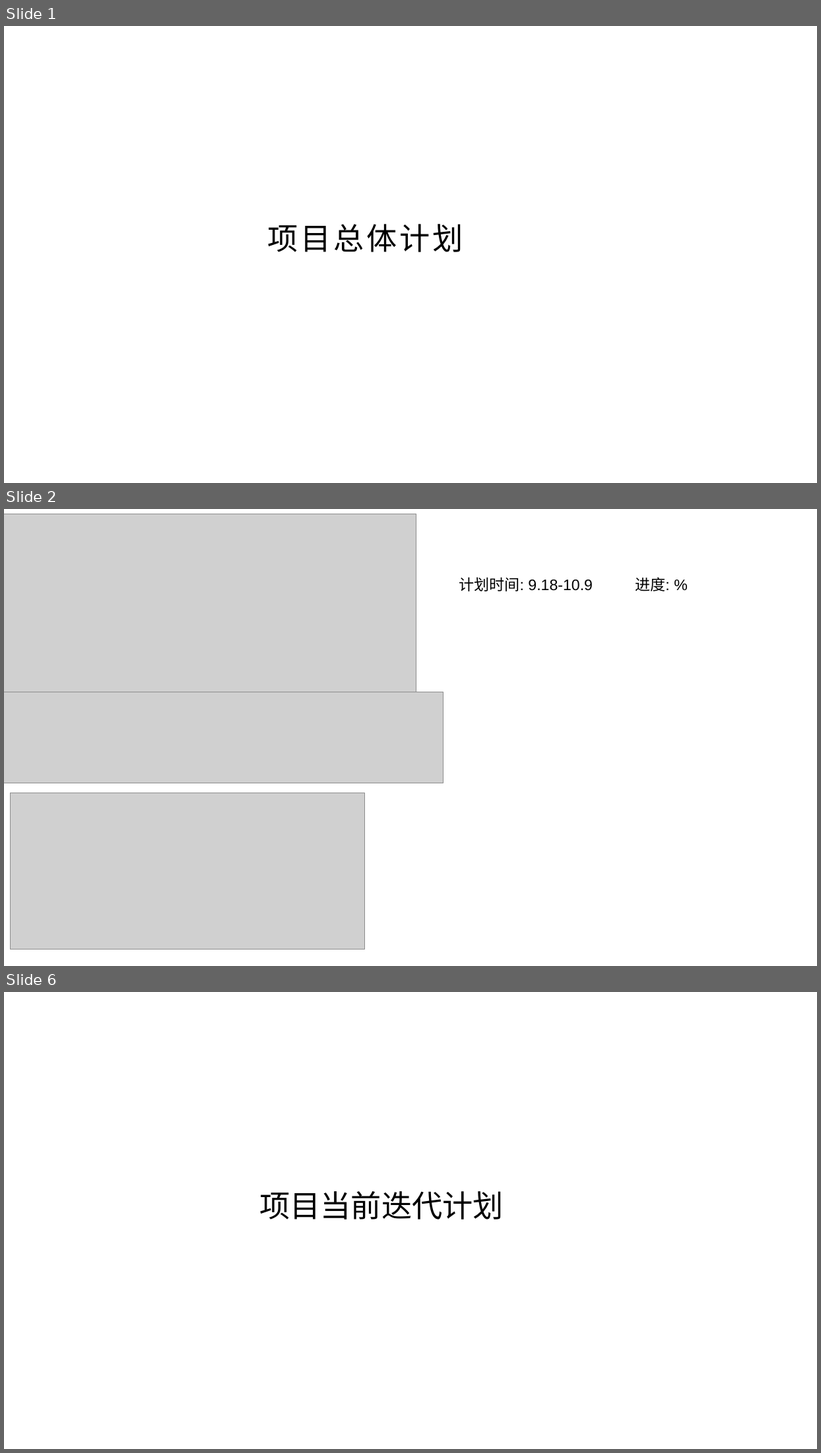
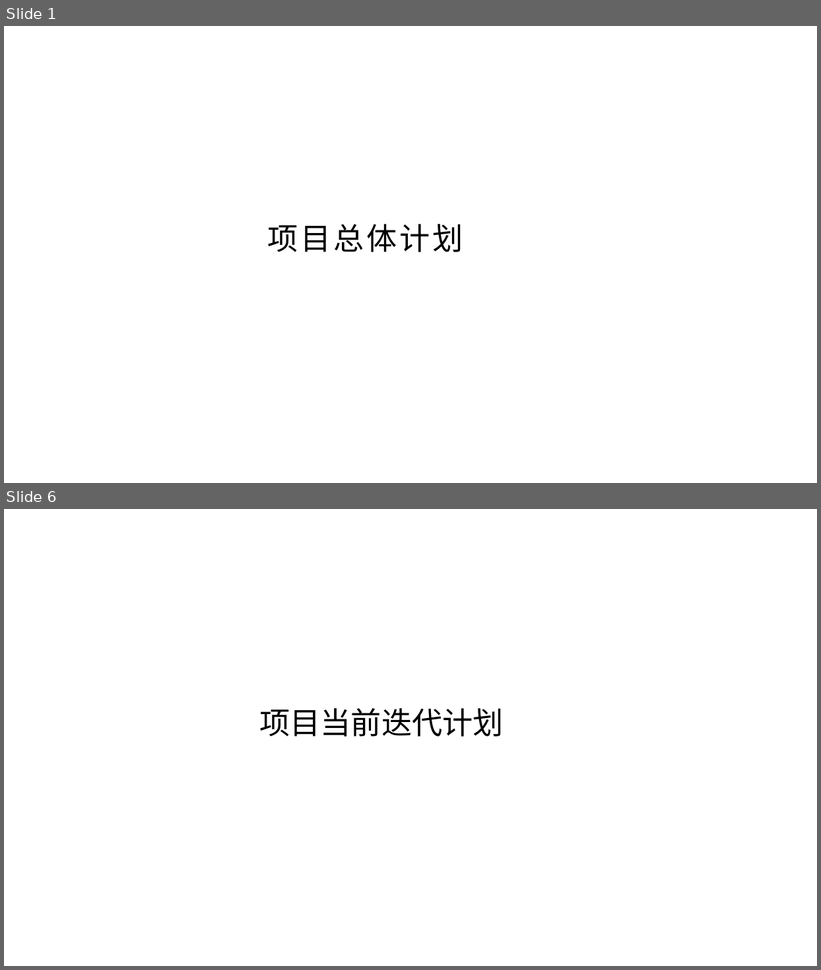
Before and after one commit to C32-SoundTech/SoundTech, a slide deck: docs/软件工程实践.pptx. Shown one above the other, each under a label of ours: slides 1, 2 and 6 before the commit, slides 1 and 6 after it; the slides between them are not shown. The pictures are 821x1453 and 821x970 pixels, drawn with LibreOffice and Linux fonts; fonts in the diff are those of the drawing; grey boxes stand for pictures. Boxes give left, top, right and bottom in pixels: in the first picture for what was removed or moved away, otherwise in the second. Text is boxed around its words. In the diff, an @@ line names an element or a change of style, - is before the commit and + after.

```diff
--- a/docs/软件工程实践.pptx
+++ b/docs/软件工程实践.pptx
@@ slide 2 removed at [4, 509, 817, 966], background #FFFFFF @@
@@ picture removed at [4, 514, 417, 692] @@
@@ text removed at [459, 577, 670, 591] @@
-计划时间: 9.18-10.9 进度: %
@@ picture removed at [4, 692, 443, 783] @@
@@ picture removed at [11, 793, 365, 950] @@
```
Also in this commit, not shown: 2 slides changed, 4 slides added, 4 other slides removed, 1 other file.
